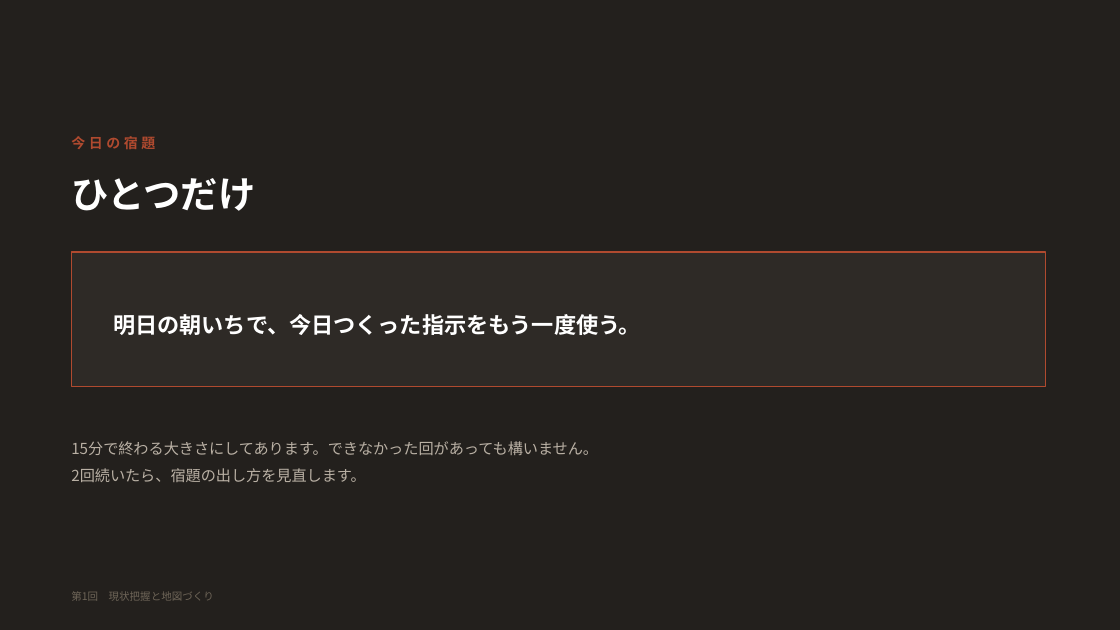
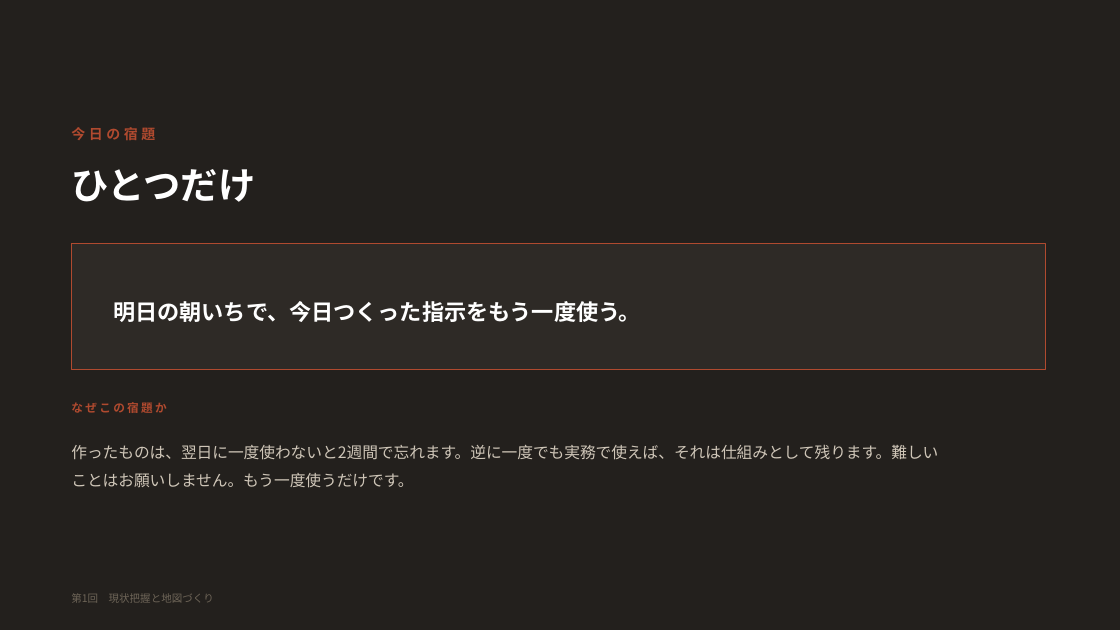
Before and after one commit to yusuke-aoki-bit/founders-ai-program, a slide deck: slide 12 of slides/pptx/第01回_現状把握と地図づくり.pptx (slide 7 before the commit). Drawn at 1120x630 pixels with LibreOffice and Linux fonts; fonts in the diff are those of the drawing. Boxes give left, top, right and bottom in pixels: in the first picture for what was removed or moved away, otherwise in the second. Text is boxed around its words. In the diff, an @@ line names an element or a change of style, - is before the commit and + after.

```diff
--- a/slides/pptx/第01回_現状把握と地図づくり.pptx
+++ b/slides/pptx/第01回_現状把握と地図づくり.pptx
@@ text "今日の宿題": place and size @@
-text "今日の宿題" at bbox=[71, 136, 155, 149]
+text "今日の宿題" at bbox=[71, 127, 155, 140]
@@ text "ひとつだけ": place and size @@
-text "ひとつだけ" at bbox=[71, 178, 255, 211]
+text "ひとつだけ" at bbox=[71, 169, 255, 202]
@@ rectangle: place and size @@
-rectangle at bbox=[71, 252, 1046, 386]
+rectangle at bbox=[71, 244, 1046, 370]
@@ text "明日の朝いちで、今日つくった指示をもう一度使う。": place and size @@
-text "明日の朝いちで、今日つくった指示をもう一度使う。" at bbox=[113, 314, 641, 335]
+text "明日の朝いちで、今日つくった指示をもう一度使う。" at bbox=[113, 301, 641, 322]
@@ text added at bbox=[71, 402, 166, 413], 10 pt, text #B04A2F, bold @@
+なぜこの宿題か
@@ text removed at bbox=[71, 441, 598, 482] @@
-15分で終わる大きさにしてあります。できなかった回があっても構いません。
-2回続いたら、宿題の出し方を見直します。
@@ text added at bbox=[71, 445, 938, 488], 13.5 pt, text #CFC6B8 @@
+作ったものは、翌日に一度使わないと2週間で忘れます。逆に一度でも実務で使えば、それは仕組みとして残ります。難しいことはお願いしません。もう一度使うだけです。
```
Also in this commit, not shown: 3 other slides changed, 7 slides added, 2 slides removed, 24 other files.
